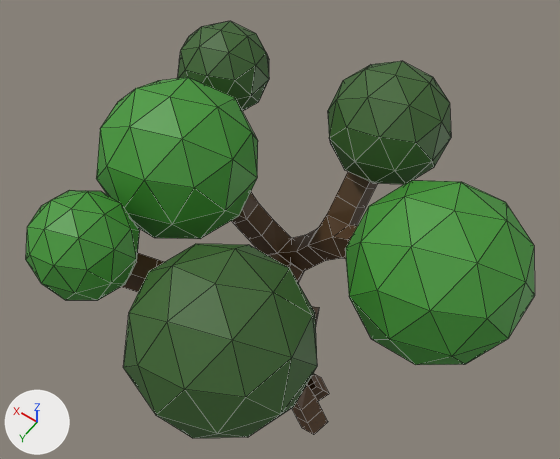
What one commit did to the Blender file Baumvariante1.blend.
Rendered twice from a 50 mm camera at (-14.02, 7.42, 18.33) aimed at (-8.14, -0.82, 5.39). Lighting does not change. The marker at lower left points along +X, +Y and +Z. The older version comes first. Mesh edges are drawn as thin lines.
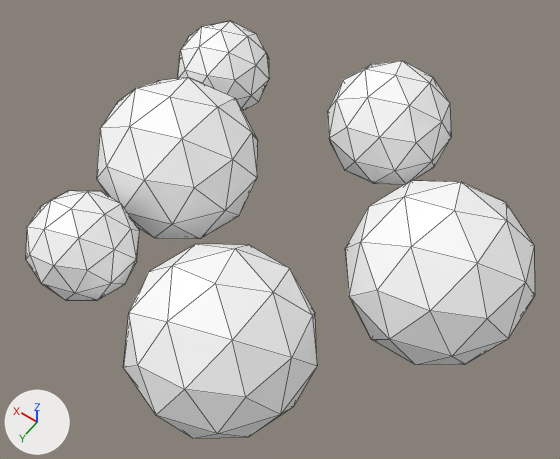
Edits to the bpy script that builds the scene:
```text
Change mat_material_004:
    mat_material_004.base_color: (0.0561, 0.314, 0.0369) -> (1.0, 1.0, 1.0)  # green #439836 -> white #ffffff
Change mat_material_006:
    mat_material_006.base_color: (0.0561, 0.314, 0.0369) -> (1.0, 1.0, 1.0)  # green #439836 -> white #ffffff
Change mat_material_003:
    mat_material_003.base_color: (0.0467, 0.133, 0.0284) -> (1.0, 1.0, 1.0)  # dark green #3d662f -> white #ffffff
Change mat_material_005:
    mat_material_005.base_color: (0.0467, 0.133, 0.0284) -> (1.0, 1.0, 1.0)  # dark green #3d662f -> white #ffffff
Change mat_material_002:
    mat_material_002.base_color: (0.0462, 0.132, 0.0285) -> (1.0, 1.0, 1.0)  # dark green #3d662f -> white #ffffff
Change mat_material_001:
    mat_material_001.base_color: (0.0561, 0.314, 0.0369) -> (1.0, 1.0, 1.0)  # green #439836 -> white #ffffff
Remove ob_cube:
    ob_cube = bpy.data.objects.new('Cube', me_cube)
    ob_cube.location = (-9.08, 0.0, 0.0)
    _m = ob_cube.modifiers.new('Skin', 'SKIN')
```

What differs and where, as boxes [x1, y1, x2, y2] in the pictures (560 x 459 px):
'Icosphere.004', recoloured (dark green to white): [123, 244, 317, 438] in both
'Icosphere.005', recoloured (green to white): [345, 180, 535, 365] in both
'Icosphere', recoloured (green to white): [96, 77, 258, 239] in both
'Icosphere.003', recoloured (dark green to white): [328, 61, 451, 184] in both
'Icosphere.001', recoloured (green to white): [26, 190, 140, 300] in both
'Cube', deleted: before [121, 172, 378, 435]
'Icosphere.002', recoloured (dark green to white): [177, 21, 269, 111] in both
